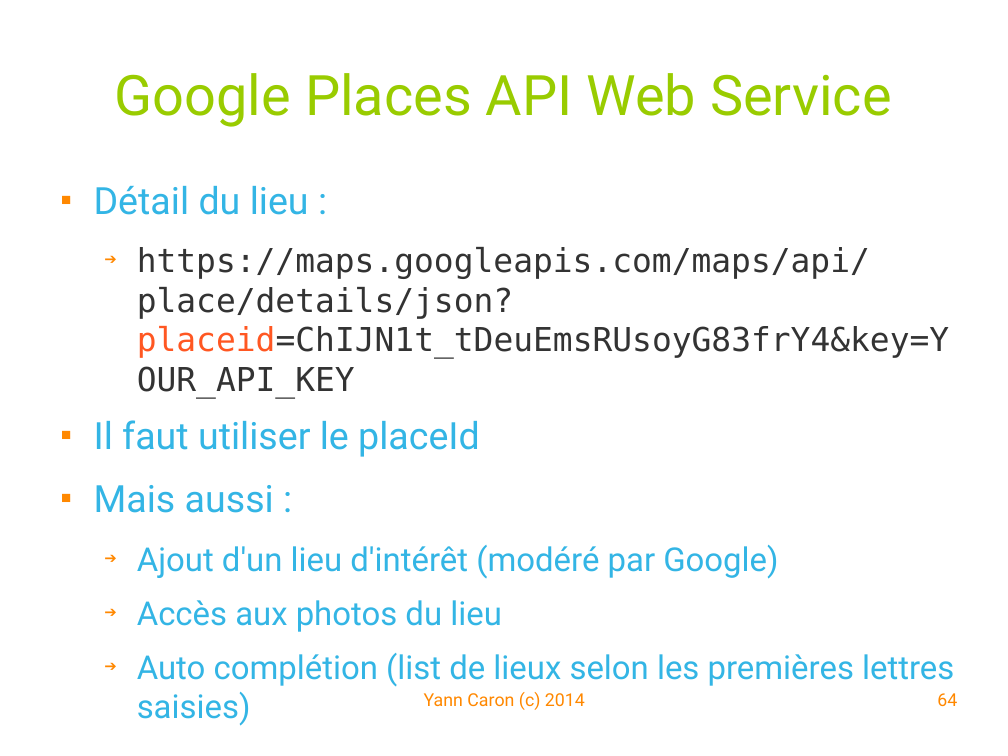
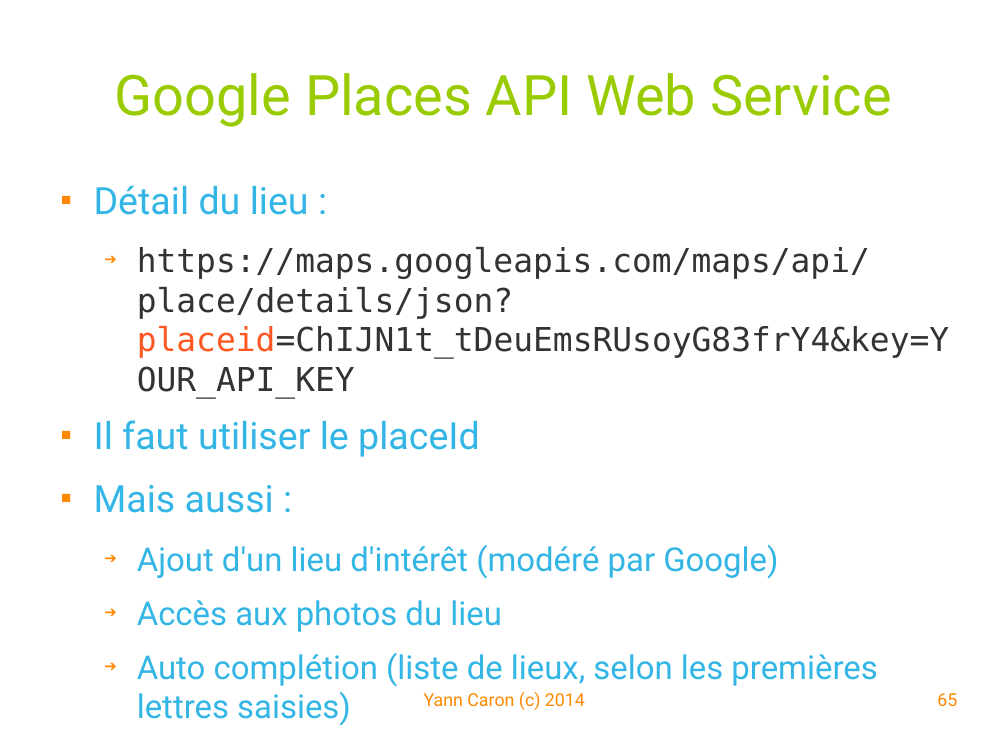
Before and after one commit to YannCaron/Android-ENSG, a slide deck: slide 65 of 05 - Google Map.odp (slide 64 before the commit). Drawn at 1008x756 pixels with LibreOffice and Linux fonts; fonts in the diff are those of the drawing; background and template pictures are left out. Boxes give left, top, right and bottom in pixels: in the first picture for what was removed or moved away, otherwise in the second. Text is boxed around its words. In the diff, an @@ line names an element or a change of style, - is before the commit and + after.

Commit message:
google map fragment and syntax

```diff
--- a/05 - Google Map.odp
+++ b/05 - Google Map.odp
@@ text at [137, 653, 877, 726]: text changed @@
-  ➔ Auto complétion (list de lieux selon les premières lettres saisies)
+  ➔ Auto complétion (liste de lieux, selon les premières lettres saisies)
@@ page number at [937, 693, 957, 706]: text changed @@
-64
+65
```
Also in this commit, not shown: 7 other slides changed, 1 slide added.
